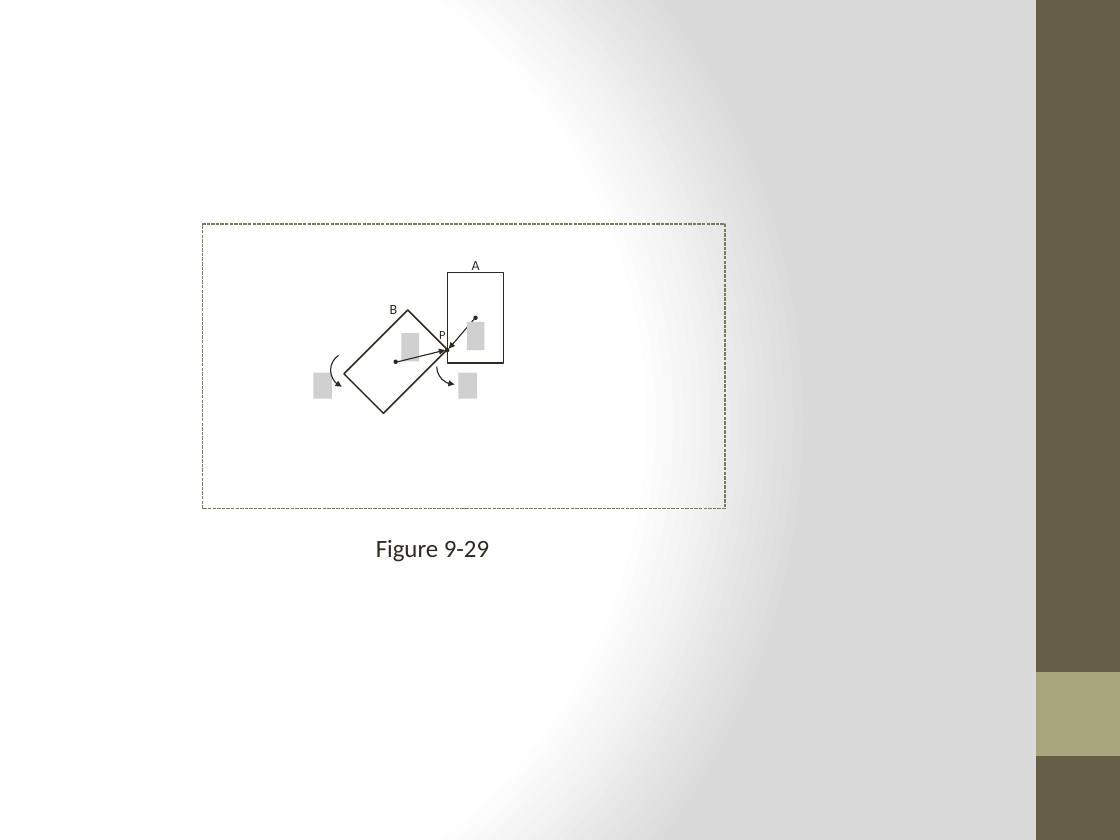
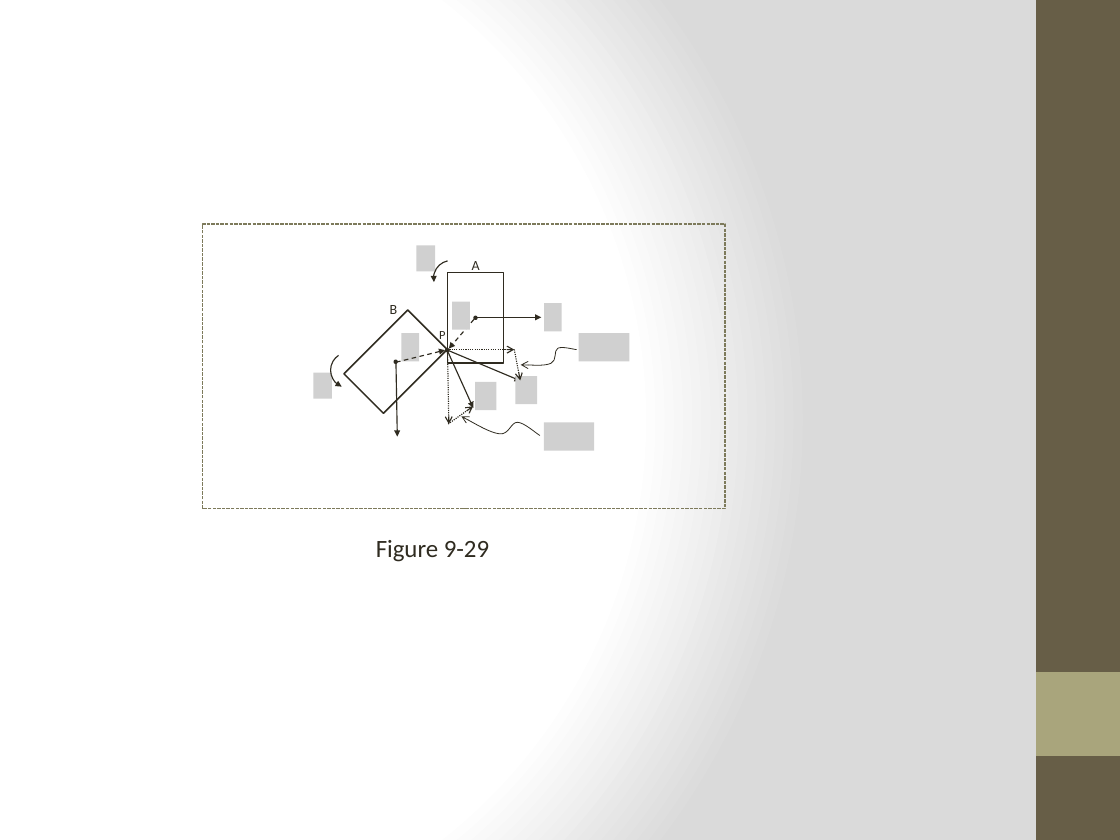
Before and after one commit to HTML5GameEngineGroup/GTCS-GameEngine2, a slide deck: slide 22 of Word/Diagrams/chapter9/chap 9.figures.pptx. Drawn at 1120x840 pixels with LibreOffice and Linux fonts; fonts in the diff are those of the drawing; grey boxes stand for pictures; background and template pictures are left out. Boxes give left, top, right and bottom in pixels: in the first picture for what was removed or moved away, otherwise in the second. Text is boxed around its words. In the diff, an @@ line names an element or a change of style, - is before the commit and + after.

```diff
--- a/Word/Diagrams/chapter9/chap 9.figures.pptx
+++ b/Word/Diagrams/chapter9/chap 9.figures.pptx
@@ picture added at [417,245,436,271] @@
@@ arc (boxed as its full ellipse) at [430,258,473,300]: rotation 180 to 258 degrees @@
@@ arrow (474, 319) - (449, 348): stroke #2F2B20 0.75 pt to #2F2B20 0.75 pt dashed @@
@@ picture added at [452,301,470,329] @@
@@ picture removed at [467,321,485,349] @@
@@ arrow added from (474, 317) to (541, 317), #2F2B20 0.75 pt @@
@@ picture added at [544,304,562,332] @@
@@ arrow (445, 351) - (398, 362): stroke #2F2B20 0.75 pt to #2F2B20 0.75 pt dashed @@
@@ arrow added from (446, 349) to (521, 381), #2F2B20 0.75 pt @@
@@ arrow added from (447, 351) to (474, 408), #2F2B20 0.75 pt @@
@@ arrow added from (447, 349) to (514, 349), #2F2B20 0.75 pt dashed @@
@@ arrow added from (448, 351) to (449, 424), #2F2B20 0.75 pt dashed @@
@@ arrow added from (514, 349) to (520, 381), #2F2B20 0.75 pt dashed @@
@@ freeform shape added at [519,342,579,373], outline #2F2B20 0.5 pt @@
@@ picture added at [579,334,629,362] @@
@@ arrow added from (396, 363) to (398, 437), #2F2B20 0.75 pt @@
@@ picture removed at [458,373,477,399] @@
@@ picture added at [475,382,496,410] @@
@@ picture added at [515,376,536,404] @@
@@ arrow added from (448, 424) to (473, 407), #2F2B20 0.75 pt dashed @@
@@ freeform shape added at [459,410,541,444], outline #2F2B20 0.5 pt @@
@@ picture added at [544,422,595,450] @@
```
Also in this commit, not shown: 1 other slide changed, 4 other files.
